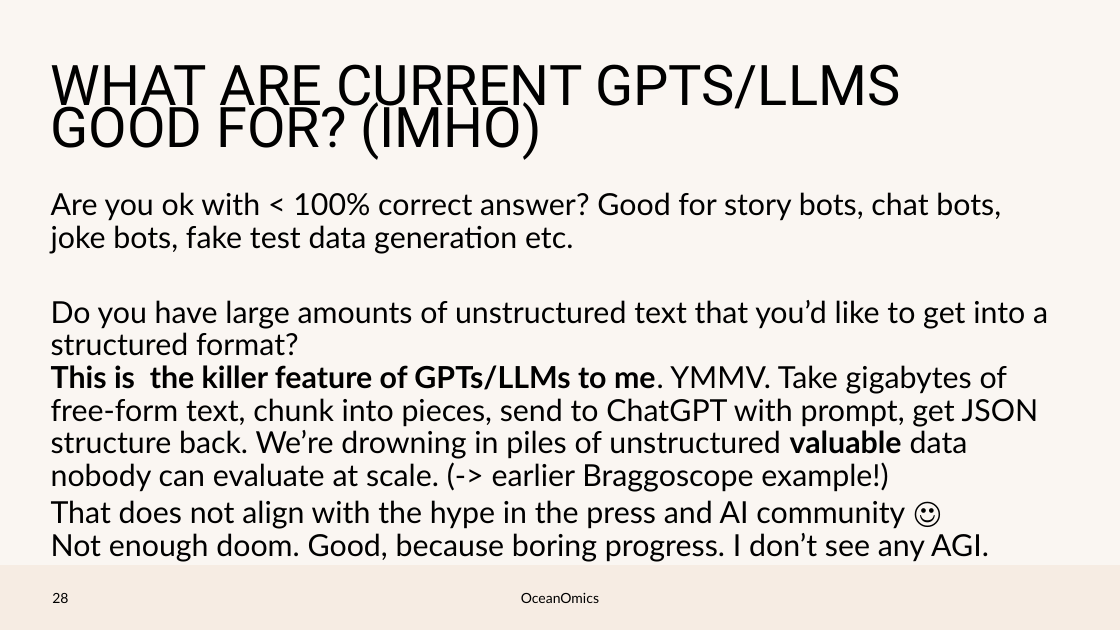
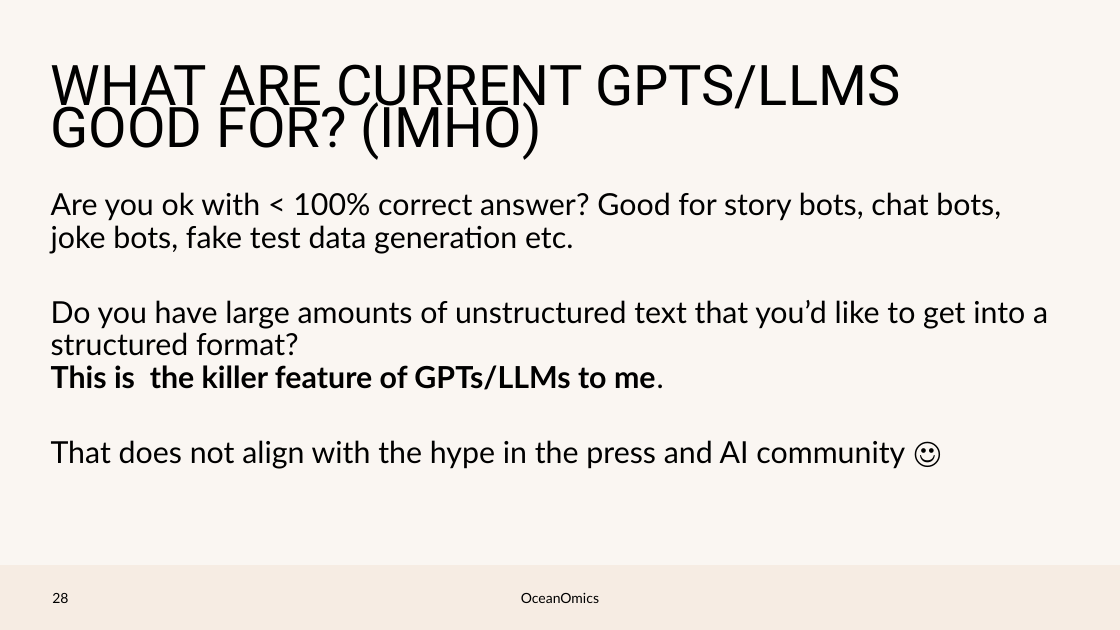
Before and after one commit to pmlg/June2023_LLM_repo, a slide deck: slide 27 of PMLG talk.pptx. Drawn at 1120x630 pixels with LibreOffice and Linux fonts; fonts in the diff are those of the drawing; background and template pictures are left out. Boxes give left, top, right and bottom in pixels: in the first picture for what was removed or moved away, otherwise in the second. Text is boxed around its words. In the diff, an @@ line names an element or a change of style, - is before the commit and + after.

```diff
--- a/PMLG talk.pptx
+++ b/PMLG talk.pptx
@@ text at [51,300,1048,468]: text changed @@
-Do you have large amounts of unstructured text that you’d like to get into a structured format?
-This is the killer feature of GPTs/LLMs to me. YMMV. Take gigabytes of free-form text, chunk into pieces, send to ChatGPT with prompt, get JSON structure back. We’re drowning in piles of unstructured valuable data nobody can evaluate at scale. (-> earlier Braggoscope example!)
-That does not align with the hype in the press and AI community ☺
-Not enough doom. Good, because boring progress. I don’t see any AGI.
+Do you have large amounts of unstructured text that you’d like to get into a structured format?
+This is the killer feature of GPTs/LLMs to me.
+That does not align with the hype in the press and AI community ☺
```
Also in this commit, not shown: 13 other slides changed, 1 slide added.
